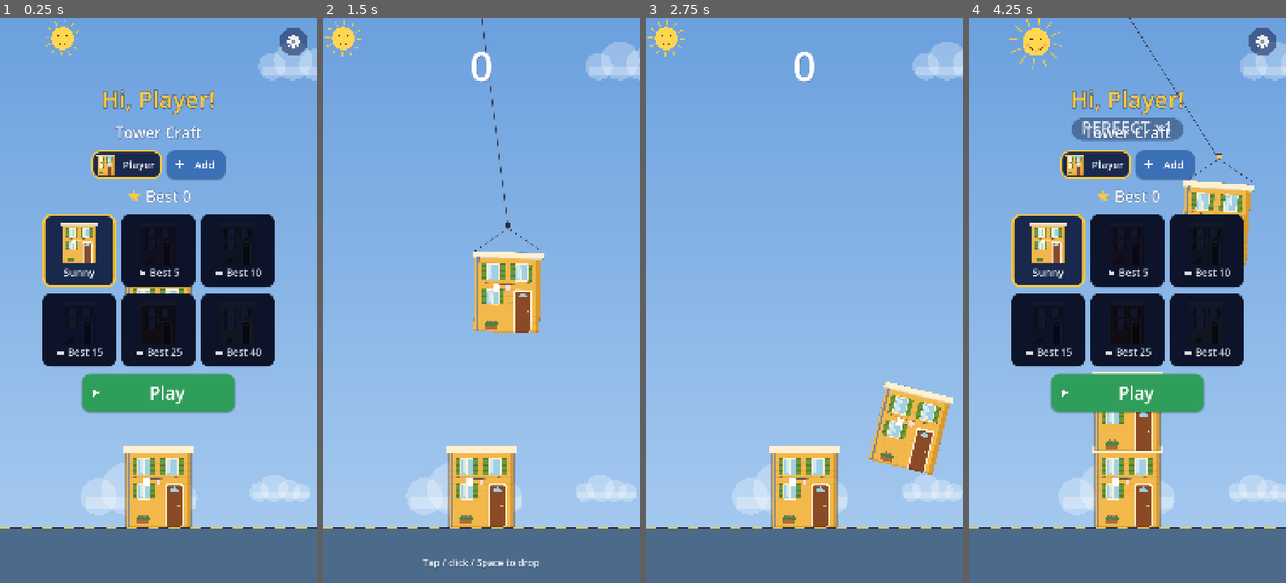
Above: before the commit, frames 1-4 (left to right).
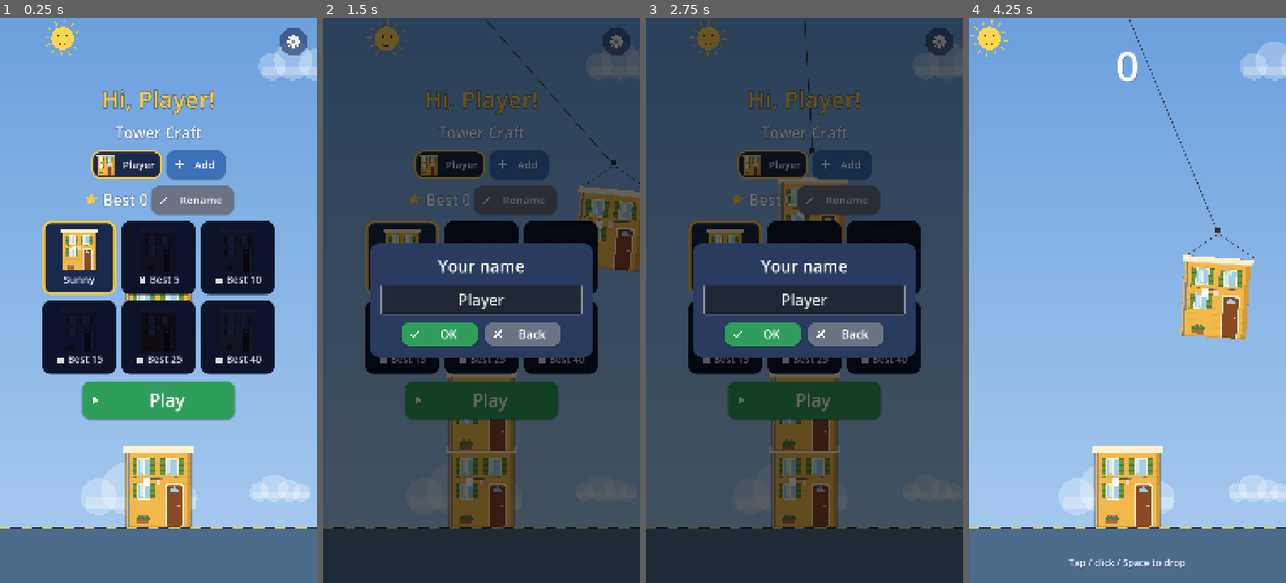
Above: after the commit, the same moments.

Repository: truocpham/tower-craft
Game: Godot game, scene res://scenes/main.tscn
The game is run twice, just before and just after one commit, with the same random seed, the same clock (stepped at 60 frames per second) and the same inputs.
Inputs (mouse positions are in pixels of both pictures, inside the frame that each line leads up to):
- Up to frame 1 (0.25 s): no input
- Up to frame 2 (1.5 s): click (516, 198) at 0.5 s, where only the run after the commit has a clickable "Rename"; click "Play" at 1.25 s
- Up to frame 3 (2.75 s): click (804, 402) at 2 s, where only the run after the commit has a clickable "Play"
- Up to frame 4 (4.25 s): click (1086, 334) at 2.75 s, where only the run after the commit has a clickable "OK"; click (1181, 385) at 3.5 s, where only the run before the commit has a clickable "Home"

The runs differ from the first frame. In frame 1, 9.1% of the frame differs, in the area x 13-87%, y 29-72%; in frame 2, 100%; in frame 3, 100%, in the area x 0-100%, y 0-100%; in frame 4, 31%.

Commit message:
Let the child rename their player from the title screen without the hold (#31)

Diff:
--- a/game/scripts/main.gd
+++ b/game/scripts/main.gd
@@ -135,6 +135,17 @@
 		return false
 	var p := store.add_profile(n)
 	store.current_id = p["id"]
+	store.save()
+	apply_profile()
+	go_home()
+	return true
+
+
+## Renames the current player from the title screen. False when the name is blank.
+func rename_player(n: String) -> bool:
+	if not ProfileStore.is_valid_name(n):
+		return false
+	store.rename(store.current_id, n)
 	store.save()
 	apply_profile()
 	go_home()
--- a/game/scripts/shell.gd
+++ b/game/scripts/shell.gd
@@ -188,6 +188,11 @@
 	var best := _box(false, 12)
 	best.add_child(_icon("star", 56, GOLD))
 	best.add_child(_label("Best %d" % prof["best"], 52))
+	var rename := KButton.new("Rename", "pencil", GREY, 280, 36)
+	rename.custom_minimum_size.y = 96
+	rename.pressed.connect(func() -> void:
+		_ask_text("Your name", prof["name"], func(t: String) -> void: main.rename_player(t), false))
+	best.add_child(rename)
 	v.add_child(best)
 	v.add_child(_style_picker(prof))
 	var play := KButton.new("Play", "play", GREEN, 520, 60)
--- a/game/tests/test_screens.gd
+++ b/game/tests/test_screens.gd
@@ -358,3 +358,28 @@
 			check(Rect2(Vector2.ZERO, Vector2(size)).encloses(r), "chip %s inside %s" % [b.text, size])
 			check(b.size.x >= 64.0 and b.size.y >= 64.0, "chip big enough")
 		_free(main)
+
+
+func test_title_rename_and_skin_open_and_persist() -> void:
+	var main := _main(1)
+	await tree.process_frame
+	check("Rename" in _labels(main.shell, []), "rename button on title")
+	check(not main.rename_player("   "), "blank name refused")
+	check_eq(main.store.current()["name"], "Mia", "blank did not rename")
+	check(main.rename_player("  Abcdefghijklmnop  "), "rename works without the hold")
+	await tree.process_frame
+	check_eq(main.store.current()["name"], "Abcdefghijkl", "trimmed and cut to 12")
+	check("Hi, Abcdefghijkl!" in _labels(main.shell, []), "new name on title")
+	check_eq(main.settings.player_name, "Abcdefghijkl", "cheers use new name")
+	main.pick_style("mixed")
+	check_eq(main.store.current()["style"], "sunny", "locked skin refused")
+	main.store.current()["best"] = 5
+	main.pick_style("rose")
+	await tree.process_frame
+	check_eq(main.skin, "rose", "skin applied in game")
+	var reloaded := ProfileStore.new(TMP)
+	reloaded.load_file()
+	check_eq(reloaded.current()["name"], "Abcdefghijkl", "name persists")
+	check_eq(reloaded.current()["style"], "rose", "skin persists")
+	_check_buttons(main, "title rename")
+	_free(main)
